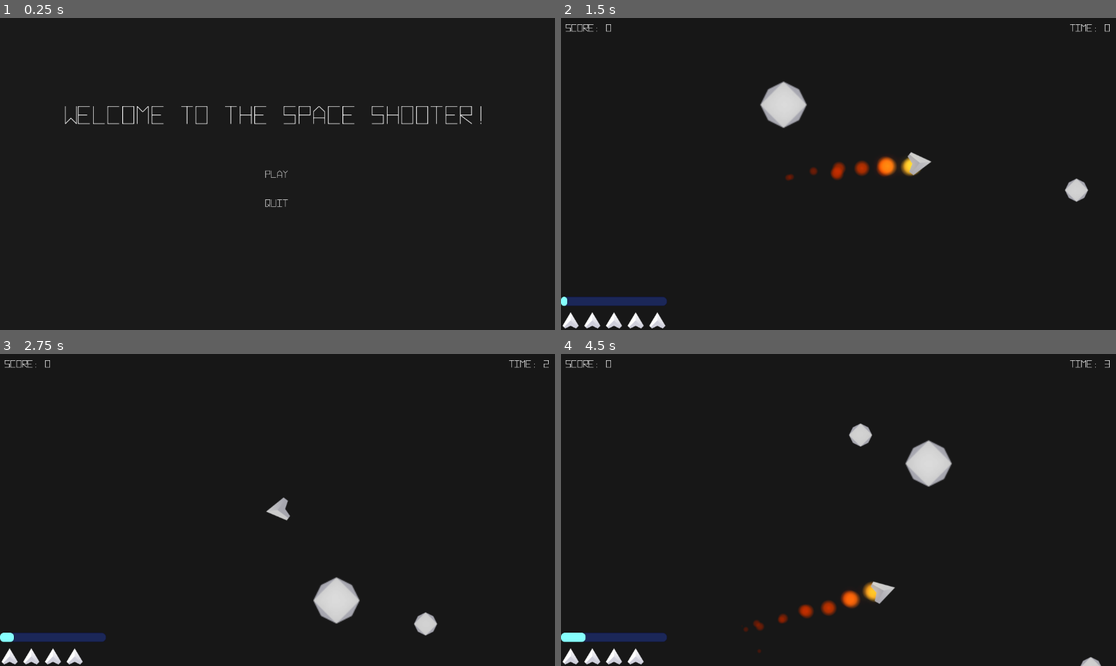
Above: before the commit, frames 1-4 (two rows, left to right).
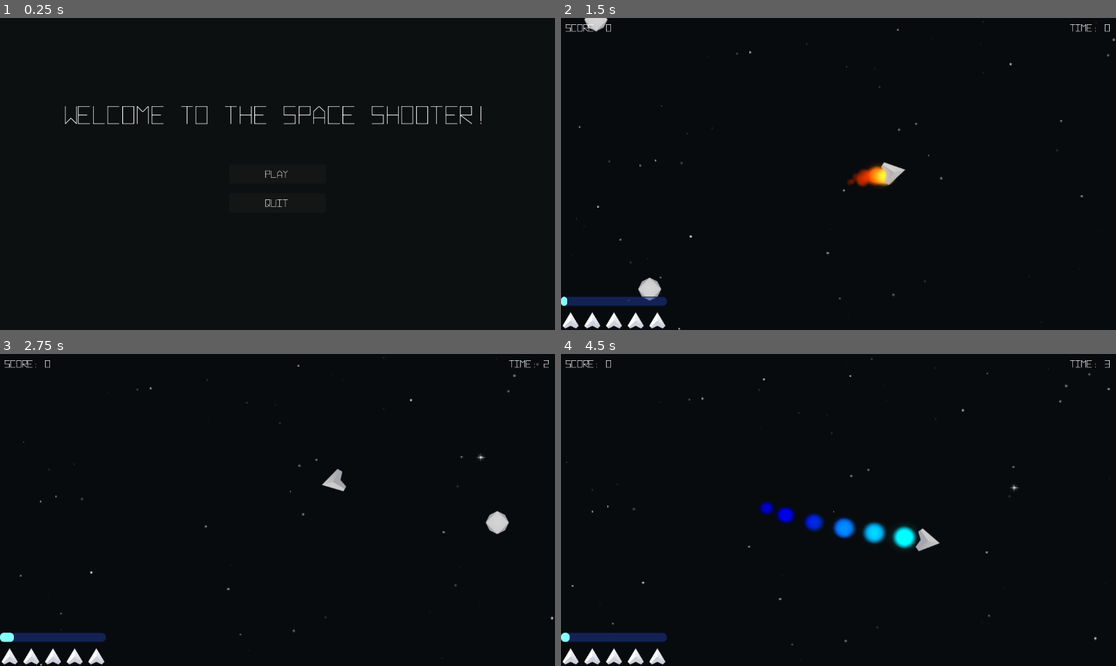
Above: after the commit, the same moments.

Repository: jtlung/Space-Shooter
Game: Godot game, scene res://UI/main_menu.tscn
The game is run twice, just before and just after one commit, with the same random seed, the same clock (stepped at 60 frames per second) and the same inputs.
Inputs (mouse positions are in pixels of both pictures, inside the frame that each line leads up to):
- Up to frame 1 (0.25 s): no input
- Up to frame 2 (1.5 s): click "Play" at 0.5 s; move the mouse to (960, 158) at 1.27 s; hold W (Forward) from 1.28 s (still down); hold Space (Burst) from 1.28 s (still down)
- Up to frame 3 (2.75 s): move the mouse to (166, 525) at 2.02 s; release W (Forward) at 2.03 s; release Space (Burst) at 2.03 s; tap Space (Burst) at 2.1 s
- Up to frame 4 (4.5 s): move the mouse to (894, 441) at 2.77 s; hold Space (Burst) 2.78-3.53 s; hold W (Forward) 2.78-4.28 s; click (894, 441) at 2.85 s; move the mouse to (810, 572) at 3.52 s; tap Space (Burst) at 3.6 s; move the mouse to (1005, 556) at 4.27 s; hold Space (Burst) from 4.28 s (still down)

The runs differ from the first frame. In frame 2, 2.6% of the frame differs, in the area x 2-100%, y 0-100%; in frame 3, 1.8%; in frame 4, 3.6%, in the area x 1-99%, y 1-100%.

Commit message:
Update 5
boosting
background

Diff:
--- a/Asteroid/Asteroid.gd
+++ b/Asteroid/Asteroid.gd
@@ -26,9 +26,9 @@
 	tween.tween_property($Sprite2D, "modulate:a", 1, .5)
 	#$Sprite2D.scale = Vector2(0,0)
 	#tween.tween_property($Sprite2D, "scale", Vector2(1,1), .5)
-	#tween.tween_callback(func():
-		#$CollisionPolygon2D.disabled = false
-		#)
+	tween.tween_callback(func():
+		$CollisionPolygon2D.disabled = false
+		)
 
 func split():
 	var newSize = "small"
@@ -45,8 +45,8 @@
 func _physics_process(_delta):
 	velocity = velocity.normalized()*clamp(velocity.length(),0,initial_speed)
 	move_and_slide()
-	position.x = wrapf(position.x,0-50,Global.VP.x+50)
-	position.y = wrapf(position.y,0-50,Global.VP.y+50)
+	position.x = wrapf(position.x,-Global.map.x-50,Global.map.x+50)
+	position.y = wrapf(position.y,-Global.map.y-50,Global.map.y+50)
 
 func damage(d):
 	health -= d
--- a/Asteroid/asteroid.tscn
+++ b/Asteroid/asteroid.tscn
@@ -12,4 +12,5 @@
 
 [node name="CollisionPolygon2D" type="CollisionPolygon2D" parent="."]
 polygon = PackedVector2Array(0, -24, -16, -16, -24, 0, -16, 17, 0, 25, 17, 16, 24, 0, 16, -16)
+disabled = true
 one_way_collision = true
--- a/Effects/blasted.tscn
+++ b/Effects/blasted.tscn
@@ -17,8 +17,8 @@
 direction = Vector3(0, 1, 0)
 spread = 33.63
 gravity = Vector3(0, 0, 0)
-initial_velocity_min = 500.0
-initial_velocity_max = 600.0
+initial_velocity_min = 900.0
+initial_velocity_max = 1000.0
 orbit_velocity_min = 0.0
 orbit_velocity_max = 0.0
 damping_min = 1000.0
--- a/Enemy.gd
+++ b/Enemy.gd
@@ -10,19 +10,19 @@
 
 func _ready():
 	if randi_range(0,1):
-		initial_position.x = -50
-		initial_position.y = randi_range(0,Global.VP.y)
+		initial_position.x = Global.map.x-50
+		initial_position.y = randi_range(0,Global.map.y)
 		direction = Vector2(3.5,0)
 	else:
-		initial_position.x = Global.VP.x+50
-		initial_position.y = randi_range(0,get_viewport().size.y)
+		initial_position.x = Global.map.x+50
+		initial_position.y = randi_range(0,Global.map.y)
 		direction = Vector2(-3.5,0)
 	position = initial_position
 
 func _physics_process(_delta):
 	position += direction
 	position.y = initial_position.y + sin(position.x/80)*wobble
-	if position.x > Global.VP.x+100 or position.x < -100:
+	if position.x > Global.map.x+100 or position.x < -Global.map.x-100:
 		queue_free()
 
 func _on_timer_timeout():
--- a/Enemy/Enemy Bullet.gd
+++ b/Enemy/Enemy Bullet.gd
@@ -1,7 +1,7 @@
 extends Area2D
 
 
-var speed = 10.0
+var speed = 7.5
 var damage = 2
 var velocity = Vector2.ZERO
 var Effects = null
--- a/Enemy/enemy_bullet.tscn
+++ b/Enemy/enemy_bullet.tscn
@@ -21,7 +21,6 @@
 shape = SubResource("CapsuleShape2D_ehovw")
 
 [node name="Timer" type="Timer" parent="."]
-wait_time = 2.0
 one_shot = true
 autostart = true
 
--- /dev/null
+++ b/ParallaxBackground.gd
@@ -0,0 +1,11 @@
+extends ParallaxBackground
+
+
+# Called when the node enters the scene tree for the first time.
+func _ready():
+	pass # Replace with function body.
+
+
+# Called every frame. 'delta' is the elapsed time since the previous frame.
+func _process(delta):
+	pass
--- a/Player/Player.gd
+++ b/Player/Player.gd
@@ -12,7 +12,13 @@
 var Explosion = load("res://Effects/Explosion.tscn")
 var lastmousePos = Vector2(0,0)
 var bursting = false
+var canBurst = true
 
+func _ready():
+	$Camera2D.limit_bottom = Global.map.y
+	$Camera2D.limit_right = Global.map.x
+	$Camera2D.limit_left = -Global.map.y
+	$Camera2D.limit_top = -Global.map.x
 
 func shootBullet():
 	var bullet = Bullet.instantiate()
@@ -22,15 +28,20 @@
 	if Effects != null:
 		Effects.add_child(bullet)
 
-func burst():
-	bursting = true
-	speed = 1200
-	maxspeed = 1200
-	await get_tree().create_timer(1.0).timeout
-	bursting = false
-	speed = 15
-	maxspeed = 400
-	pass
+func burst(check: bool):
+	if check and Global.boost > 1 and canBurst:
+		Global.update_boost(-1)
+		bursting = true
+		speed = 400
+		maxspeed = 1600
+	else:
+		bursting = false
+		speed = 15
+		maxspeed = 400
+		if Global.boost < 10:
+			canBurst = false
+			await get_tree().create_timer(3).timeout
+			canBurst = true
 
 func get_input():
 	var mousePos = get_global_mouse_position()
@@ -38,15 +49,21 @@
 		look_at(mousePos)
 	lastmousePos = mousePos
 	$flame.emitting = false
+	$burst.emitting = false
+	if Input.is_action_pressed("Burst"):
+		burst(true)
+	else:
+		burst(false)
 	if Input.is_action_pressed("Forward") or bursting:
-		$flame.emitting = true
+		if bursting:
+			$burst.emitting = true
+		else:
+			$flame.emitting = true
 		velocity += transform.x *speed
 	if not Input.is_action_pressed("Forward"):
 		velocity = velocity.normalized()*(velocity.length()-deceleration)
 	if Input.is_action_just_pressed("Shoot"):
 		shootBullet()
-	if Input.is_action_just_pressed("Burst"):
-		burst()
 	velocity = velocity.normalized() * clamp(velocity.length(),0,maxspeed)
 
 
@@ -54,8 +71,8 @@
 	Global.update_boost(.1)
 	get_input()
 	move_and_slide()
-	position.x = wrapf(position.x,0-50,Global.VP.x+50)
-	position.y = wrapf(position.y,0-50,Global.VP.y+50)
+	position.x = wrapf(position.x,-Global.map.x-50,Global.map.x+50)
+	position.y = wrapf(position.y,-Global.map.y-50,Global.map.y+50)
 
 func damage(d):
 	health -= d
--- a/Player/player.tscn
+++ b/Player/player.tscn
@@ -41,6 +41,37 @@
 color = Color(1, 0.827451, 0.2, 1)
 color_ramp = SubResource("GradientTexture1D_jjnw4")
 
+[sub_resource type="Gradient" id="Gradient_xl2d3"]
+offsets = PackedFloat32Array(0, 0.264706, 1)
+colors = PackedColorArray(1, 1, 1, 1, 0, 0, 0.878431, 0.878431, 0, 0, 1, 0)
+
+[sub_resource type="GradientTexture1D" id="GradientTexture1D_dlhp0"]
+gradient = SubResource("Gradient_xl2d3")
+
+[sub_resource type="Curve" id="Curve_5labj"]
+_data = [Vector2(0, 1), 0.0, 0.0, 0, 0, Vector2(0.94012, 0), 0.0, 0.0, 0, 0]
+point_count = 2
+
+[sub_resource type="CurveTexture" id="CurveTexture_twdb6"]
+curve = SubResource("Curve_5labj")
+
+[sub_resource type="ParticleProcessMaterial" id="ParticleProcessMaterial_uywe1"]
+particle_flag_disable_z = true
+direction = Vector3(0, 1, 0)
+spread = 0.0
+gravity = Vector3(0, 0, 0)
+initial_velocity_min = 1200.0
+initial_velocity_max = 1200.0
+angular_velocity_min = -300.0
+angular_velocity_max = 300.0
+orbit_velocity_min = 0.0
+orbit_velocity_max = 0.0
+scale_min = 0.07
+scale_max = 0.07
+scale_curve = SubResource("CurveTexture_twdb6")
+color = Color(0, 1, 1, 1)
+color_ramp = SubResource("GradientTexture1D_dlhp0")
+
 [node name="Player" type="CharacterBody2D"]
 script = ExtResource("1_xo2i4")
 metadata/_edit_group_ = true
@@ -53,6 +84,17 @@
 process_material = SubResource("ParticleProcessMaterial_7d7fw")
 texture = ExtResource("2_v13nm")
 lifetime = 0.35
+randomness = 1.0
+
+[node name="burst" type="GPUParticles2D" parent="."]
+position = Vector2(-15, 0)
+rotation = 1.5708
+scale = Vector2(0.25, 0.25)
+emitting = false
+amount = 35
+process_material = SubResource("ParticleProcessMaterial_uywe1")
+texture = ExtResource("2_v13nm")
+lifetime = 0.5
 randomness = 1.0
 
 [node name="Exhaust" type="Sprite2D" parent="."]
@@ -82,5 +124,15 @@
 rotation = 1.5708
 texture = ExtResource("3_jume5")
 
+[node name="Camera2D" type="Camera2D" parent="."]
+limit_left = -1000
+limit_top = -1000
+limit_right = 1000
+limit_bottom = 1000
+limit_smoothed = true
+position_smoothing_speed = 10.0
+drag_horizontal_enabled = true
+drag_vertical_enabled = true
+
 [connection signal="area_entered" from="Area2D" to="." method="_on_area_2d_area_entered"]
 [connection signal="body_entered" from="Area2D" to="." method="_on_area_2d_body_entered"]
--- a/game.gd
+++ b/game.gd
@@ -2,8 +2,7 @@
 var Enemy = load("res://Enemy/enemy.tscn")
 # Called when the node enters the scene tree for the first time.
 func _ready():
-	pass # Replace with function body.
-
+	pass
 
 # Called every frame. 'delta' is the elapsed time since the previous frame.
 func _process(delta):
--- a/game.tscn
+++ b/game.tscn
@@ -6,7 +6,10 @@
 [ext_resource type="FontFile" uid="uid://b4ha6ql8y4dwe" path="res://Assets/hyperspace/Hyperspace Bold.otf" id="5_o6pux"]
 [ext_resource type="Script" path="res://UI/HUD.gd" id="5_w4ywb"]
 [ext_resource type="Script" path="res://UI/Menu.gd" id="7_rddxt"]
+[ext_resource type="Texture2D" uid="uid://djlyhcs83xvbh" path="res://Assets/layer1.png" id="8_6mw5l"]
 [ext_resource type="FontFile" uid="uid://dlgi0wgulmwb5" path="res://Assets/hyperspace/Hyperspace.otf" id="8_lasvb"]
+[ext_resource type="Texture2D" uid="uid://divb3c3bsg15l" path="res://Assets/layer2.png" id="9_v0adt"]
+[ext_resource type="Texture2D" uid="uid://cr7umuf3apgil" path="res://Assets/layer3.png" id="9_v77u8"]
 
 [sub_resource type="StyleBoxFlat" id="StyleBoxFlat_bwwx4"]
 bg_color = Color(0.117647, 0.207843, 0.560784, 0.541176)
@@ -189,11 +192,42 @@
 text = "Quit Game"
 
 [node name="enemyTimer" type="Timer" parent="."]
-wait_time = 6.0
+wait_time = 2.0
 autostart = true
 
 [node name="WorldEnvironment" type="WorldEnvironment" parent="."]
 environment = SubResource("Environment_5hx51")
+
+[node name="ParallaxBackground" type="ParallaxBackground" parent="."]
+scale = Vector2(2, 2)
+transform = Transform2D(2, 0, 0, 2, 0, 0)
+
+[node name="ParallaxLayer" type="ParallaxLayer" parent="ParallaxBackground"]
+motion_scale = Vector2(0.1, 0.1)
+motion_mirroring = Vector2(1000, 1000)
+
+[node name="Sprite" type="Sprite2D" parent="ParallaxBackground/ParallaxLayer"]
+texture_filter = 1
+texture = ExtResource("8_6mw5l")
+centered = false
+
+[node name="ParallaxLayer2" type="ParallaxLayer" parent="ParallaxBackground"]
+motion_scale = Vector2(0.2, 0.2)
+motion_mirroring = Vector2(1000, 1000)
+
+[node name="Sprite" type="Sprite2D" parent="ParallaxBackground/ParallaxLayer2"]
+texture_filter = 1
+texture = ExtResource("9_v0adt")
+centered = false
+
+[node name="ParallaxLayer3" type="ParallaxLayer" parent="ParallaxBackground"]
+motion_scale = Vector2(0.3, 0.3)
+motion_mirroring = Vector2(1000, 1000)
+
+[node name="Sprite" type="Sprite2D" parent="ParallaxBackground/ParallaxLayer3"]
+texture_filter = 1
+texture = ExtResource("9_v77u8")
+centered = false
 
 [connection signal="timeout" from="UI/HUD/Timer" to="UI/HUD" method="_on_timer_timeout"]
 [connection signal="pressed" from="UI/Menu/Restart" to="UI/Menu" method="_on_restart_pressed"]
--- a/global.gd
+++ b/global.gd
@@ -6,7 +6,8 @@
 var time = 0
 var boost = 0
 var Asteroid = load("res://Asteroid/asteroid.tscn")
-var maxAsteroid = 3
+var maxAsteroid = 5
+var map = Vector2(1500,1500)
 
 func spawnAsteroid(spawnPos=null, size = "medium"):
 	var Asteroid_Container = get_node_or_null("/root/Game/Asteroid_Container")
@@ -47,7 +48,7 @@
 	if Asteroid_Container != null and Enemy_Container != null:
 		var AsteroidNum = Asteroid_Container.get_child_count()
 		var EnemyNum = Enemy_Container.get_child_count()
-		if AsteroidNum < maxAsteroid + clamp(floor(Global.time/30),0,8):
+		if AsteroidNum < maxAsteroid + clamp(floor(Global.time/15),0,12):
 			var size = "medium"
 			if randi_range(1,3) == 3:
 				size = "large"
@@ -80,6 +81,7 @@
 
 func update_boost(x):
 	boost+= x
+	boost = clamp(boost,0,100)
 	var hud = get_node_or_null("/root/Game/UI/HUD")
 	if hud != null:
 		hud.update_boost()
--- a/project.godot
+++ b/project.godot
@@ -54,4 +54,4 @@
 
 [rendering]
 
-environment/defaults/default_clear_color=Color(0.101961, 0.101961, 0.101961, 1)
+environment/defaults/default_clear_color=Color(0.0509804, 0.0627451, 0.0666667, 1)
Binary file added: Assets/layer1.png
Not shown, added: Assets/layer1.png.import
Binary file added: Assets/layer2.png
Not shown, added: Assets/layer2.png.import
Binary file added: Assets/layer3.png
Not shown, added: Assets/layer3.png.import
Not shown: 1 places in Player/player.tscn that only renumber resources
Not shown: 1 places in game.tscn that only renumber resources
